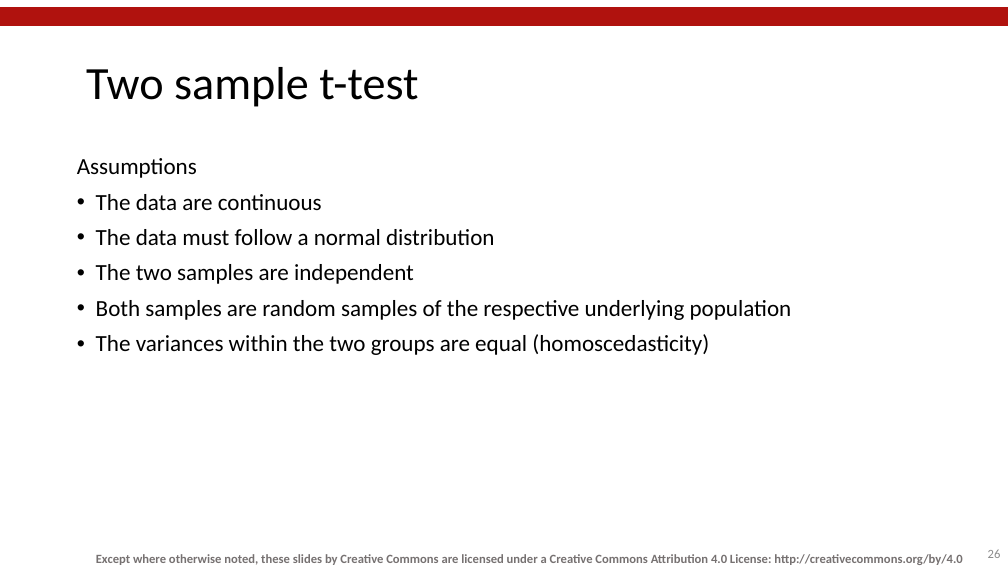
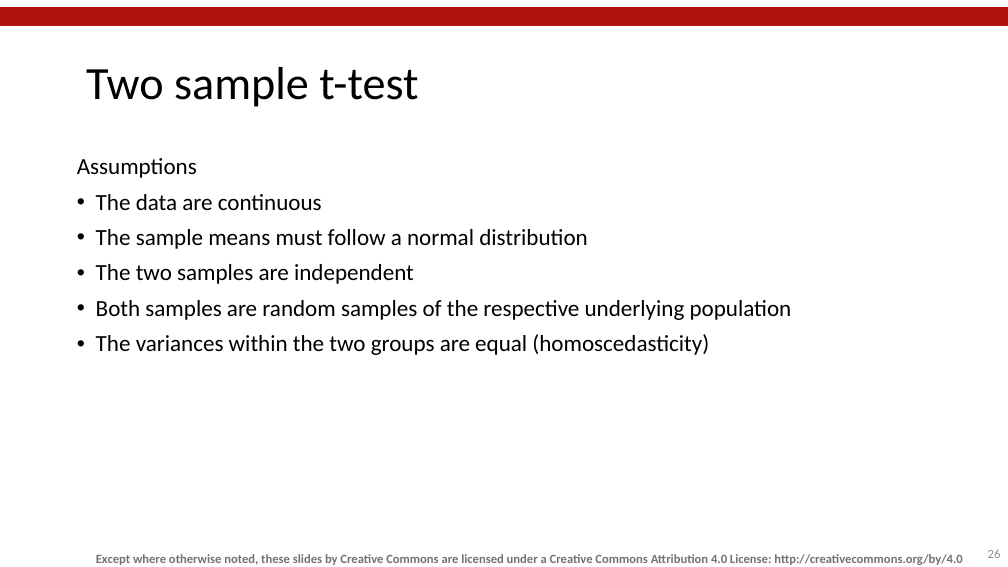
Before and after one commit to mlw-stats/R_And_Statistics_Training_2022, a slide deck: slide 26 of Session4/MLW_KUHES_RandStatsWorkshops_Session4.pptx. Drawn at 1008x567 pixels with LibreOffice and Linux fonts; fonts in the diff are those of the drawing; background and template pictures are left out. Boxes give left, top, right and bottom in pixels: in the first picture for what was removed or moved away, otherwise in the second. Text is boxed around its words. In the diff, an @@ line names an element or a change of style, - is before the commit and + after.

```diff
--- a/Session4/MLW_KUHES_RandStatsWorkshops_Session4.pptx
+++ b/Session4/MLW_KUHES_RandStatsWorkshops_Session4.pptx
@@ text at (96,229,588,249): text changed @@
-• The data must follow a normal distribution
+• The sample means must follow a normal distribution
```
Also in this commit, not shown: 34 other slides changed.
